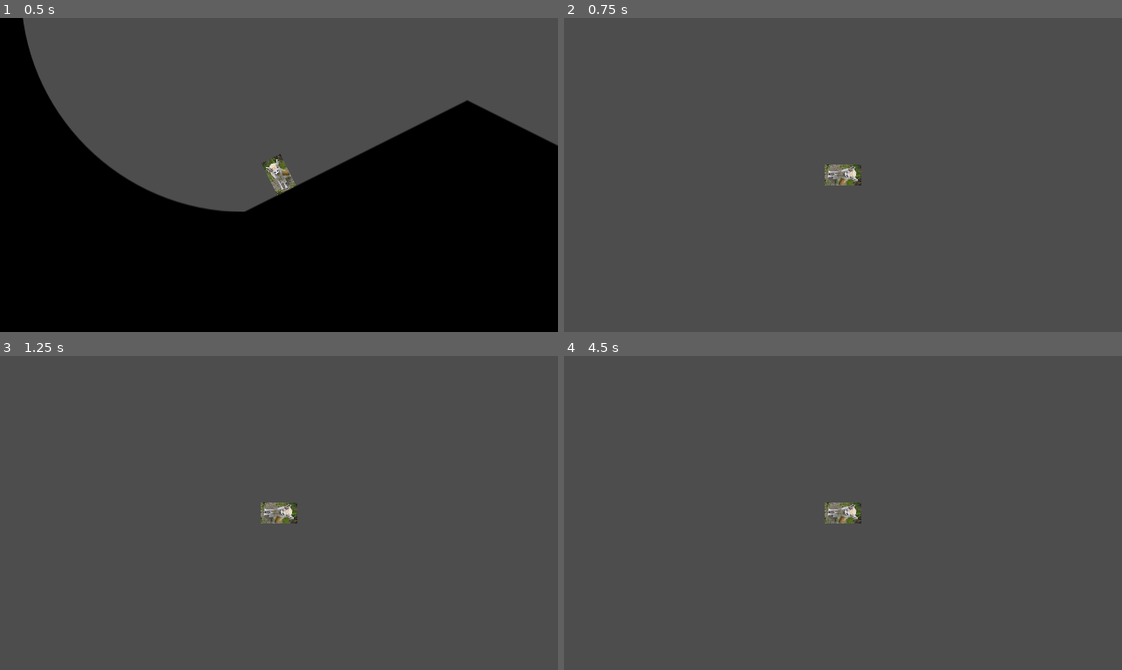
Above: before the commit, frames 1-4 (two rows, left to right).
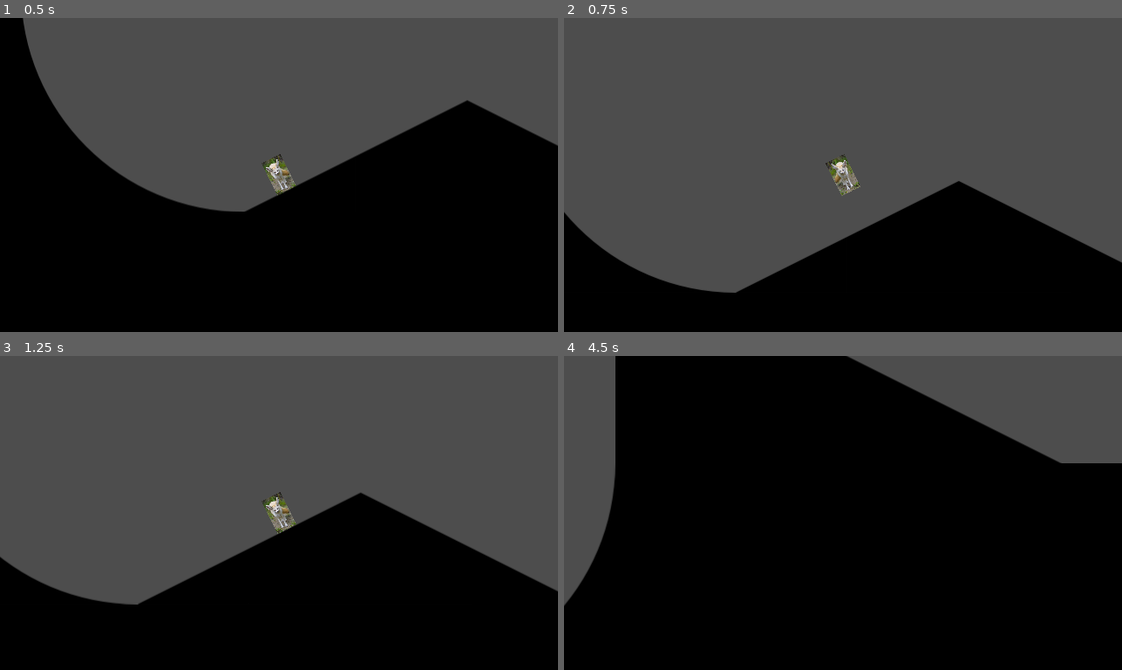
Above: after the commit, the same moments.

Repository: DraethPlace/FencWorks
Game: Godot game, scene res://fenc_works.tscn
Same seed, same stepped clock (60 frames per second), same inputs: the game is played once before the commit and once after it.
Inputs:
- Up to frame 1 (0.5 s): no input
- Up to frame 2 (0.75 s): hold Right (right) from 0.53 s (still down); tap Space (jump) at 0.6 s
- Up to frame 3 (1.25 s): keep holding Right (right); tap Space (jump) at 0.77, 1.07 s
- Up to frame 4 (4.5 s): tap Space (jump) at 1.35, 1.52, 1.82, 2.1, 2.85, 3.02, 3.32, 3.6, 3.77, 4.07, 4.35 s; release Right (right) at 2.03 s; hold Left (left) 2.03-2.78 s; hold Right (right) 2.78-4.28 s; hold Left (left) from 4.28 s (still down)

Frame 1 is identical in both runs. In frame 2, 29% of the frame differs, in the area x 0-100%, y 43-100%; in frame 3, 37%; in frame 4, 84%, in the area x 0-100%, y 0-100%.

Commit message:
Sonis
Sonising

Diff:
--- a/360 Movement.gd
+++ b/360 Movement.gd
@@ -4,7 +4,7 @@
 @export var Acceleration = 8
 @export var MaxSpeed = 500.0
 @export var JumpVel = 650.0
-@export var SensorDir = "h"
+@export var SensorDir = "D"
 @export var FallVel = 0
 @export var Speed = 0
 @export var Midair = 0
@@ -42,20 +42,15 @@
 			else:
 					Speed = 0
 
-	if is_on_floor():
+	if is_on_floor() and Midair < 10:
 		#actually moves player
-		move_local_x(Speed*sin(rotation))
-		move_local_y(Speed*cos(rotation))
+		move_local_x(Speed*cos(rotation))
+		move_local_y(Speed*sin(rotation))
 		if Midair > 0:
-			Midair -= 1
+			Midair += -1
 		Jump=0
-		move_local_x(cos(rotation))
-		move_local_y(sin(rotation))
-	else:
+	elif Midair >= 10:
 		velocity.x= Speed
-	#else:
-		#midair movement
-		#velocity.x = Speed
 	#jumping
 	if is_on_floor():
 		if Input.is_action_just_pressed("jump") and is_on_floor():
@@ -64,6 +59,8 @@
 			Speed += -JumpVel * cos(rotation+1.5707963267949)
 			velocity.y += -JumpVel * cos(rotation)
 			rotation=0
+			move_local_x(cos(rotation)*(abs(Speed/2)))
+			move_local_y(sin(rotation)*(abs(Speed/2)))
 	if Input.is_action_just_released("jump") and velocity.y < -200:
 		velocity.y = -200
 	move_and_slide()
@@ -82,5 +79,9 @@
 		SensorDir = "R"
 	else:
 		SensorDir = "U"
+	print(Midair)
 
-	print(Midair)
+
+func _inside_tilemap():
+	move_local_x((sin(rotation)*(-1)))
+	move_local_y((cos(rotation)*(-1)))
--- /dev/null
+++ b/Overlap.gd
@@ -0,0 +1,7 @@
+extends Area2D
+
+
+func _physics_process(delta):
+	get_overlapping_bodies()
+	if overlaps_body(get_node("TileMap")):
+		body_entered.emit()
--- a/fenc_works.tscn
+++ b/fenc_works.tscn
@@ -1,13 +1,18 @@
-[gd_scene load_steps=8 format=3 uid="uid://dbkxkairk6ogq"]
+[gd_scene load_steps=10 format=3 uid="uid://dbkxkairk6ogq"]
 
 [ext_resource type="Script" path="res://360 Movement.gd" id="1_pd852"]
 [ext_resource type="Texture2D" uid="uid://cnkx472aqdrb8" path="res://51473563858_e00396a563_b.jpg" id="2_tmnif"]
 [ext_resource type="Script" path="res://LR.gd" id="3_mxe3d"]
 [ext_resource type="Texture2D" uid="uid://domx41tyv3s3n" path="res://PlaceHolder.png" id="3_ojr8n"]
+[ext_resource type="Script" path="res://Overlap.gd" id="4_16upu"]
 
 [sub_resource type="CapsuleShape2D" id="CapsuleShape2D_krp03"]
 radius = 12.0
 height = 42.0
+
+[sub_resource type="CapsuleShape2D" id="CapsuleShape2D_ov0mp"]
+radius = 1.1
+height = 4.0
 
 [sub_resource type="TileSetAtlasSource" id="TileSetAtlasSource_qqx6x"]
 resource_name = "Placeholder"
@@ -114,12 +119,23 @@
 
 [node name="Cam" type="Camera2D" parent="Fenc 360"]
 position = Vector2(1.33514e-05, -1.19209e-06)
+limit_smoothed = true
 
 [node name="CollideBox" type="CollisionShape2D" parent="Fenc 360"]
 shape = SubResource("CapsuleShape2D_krp03")
+
+[node name="Overlap" type="Area2D" parent="Fenc 360"]
+scale = Vector2(10, 10)
+disable_mode = 2
+script = ExtResource("4_16upu")
+
+[node name="Sense" type="CollisionShape2D" parent="Fenc 360/Overlap"]
+shape = SubResource("CapsuleShape2D_ov0mp")
 
 [node name="TileMap" type="TileMap" parent="."]
 position = Vector2(2, 1)
 tile_set = SubResource("TileSet_5v2du")
 format = 2
 layer_0/tile_data = PackedInt32Array(65536, 18, 0, 0, 720914, 268435456, 65535, 18, 0, -1, 18, 0, 131071, 18, 0, 65539, …(928 unchanged characters)…
+
+[connection signal="body_entered" from="Fenc 360/Overlap" to="Fenc 360" method="_inside_tilemap"]
